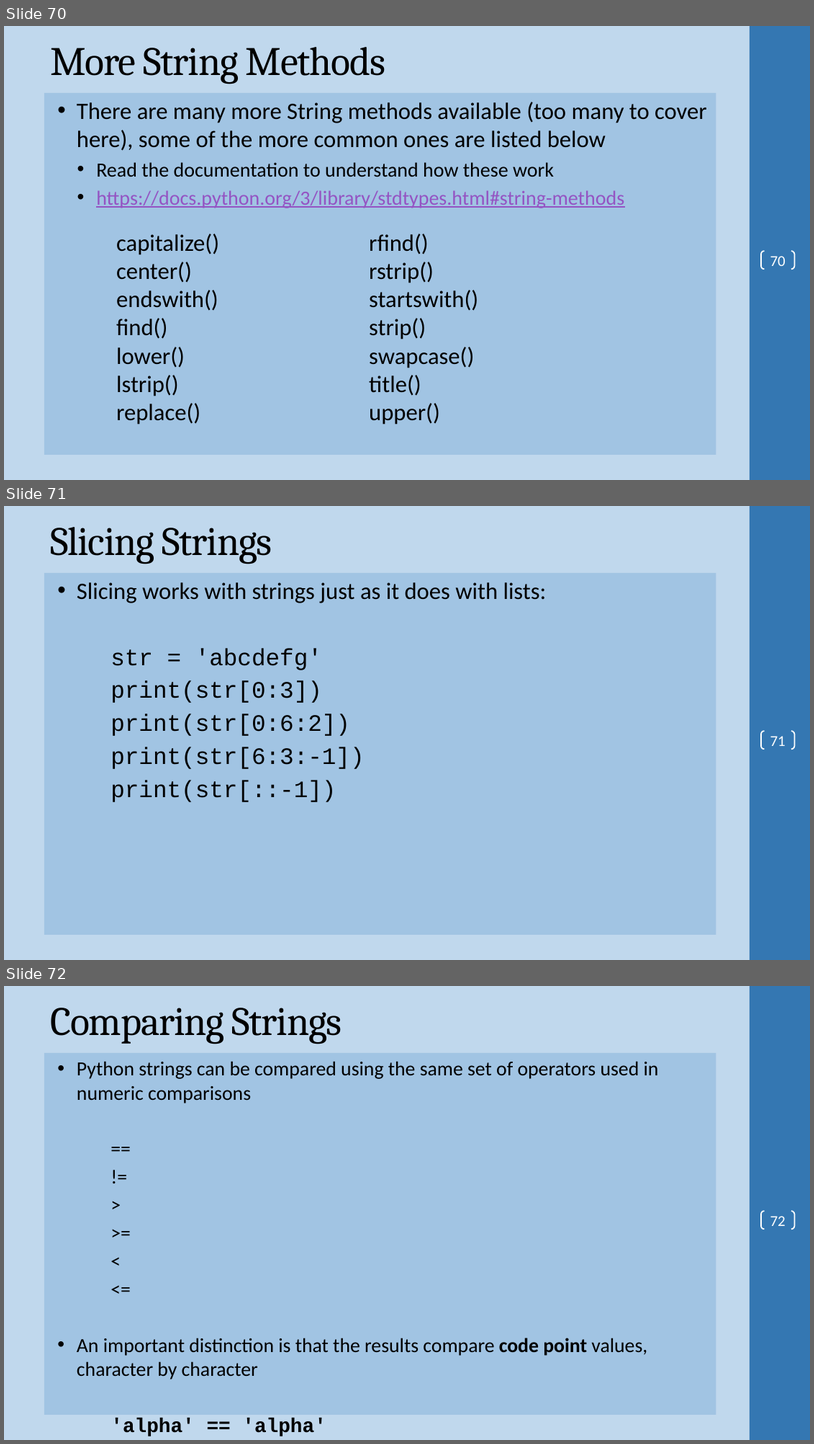
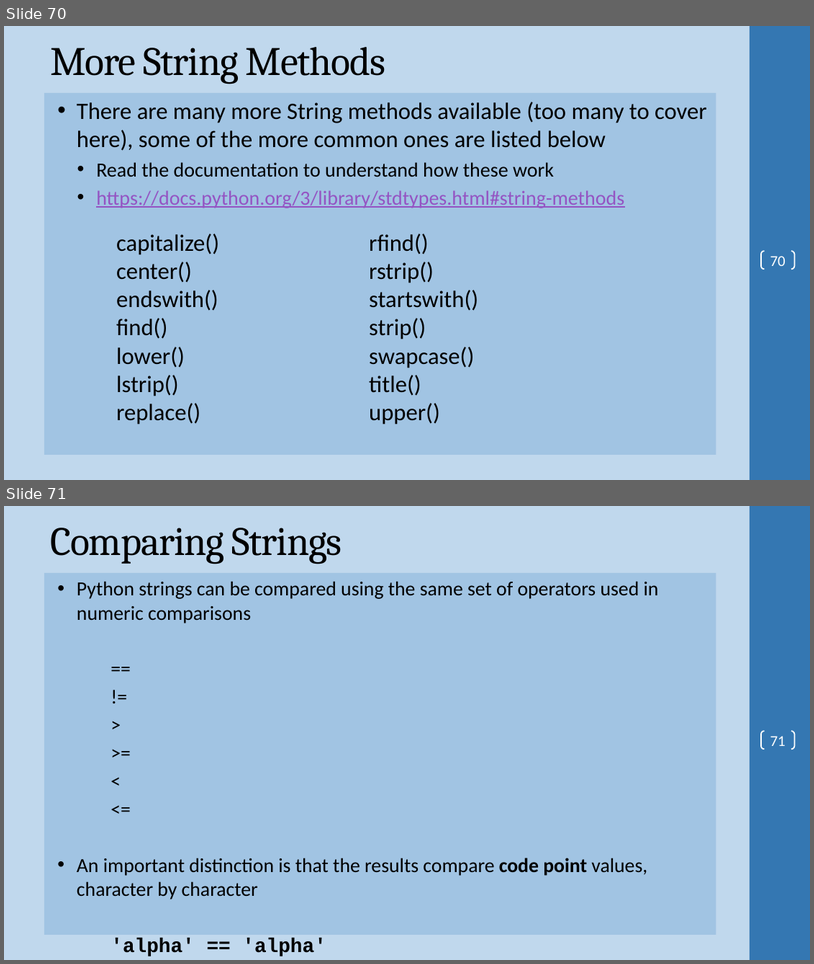
Before and after one commit to ProfSingletary/2023SpringNetworkScripting5Fridays, a slide deck: Day3.pptx. Shown one above the other, each under a label of ours: slides 70, 71 and 72 before the commit, slides 70 and 71 after it. The pictures are 814x1444 and 814x964 pixels, drawn with LibreOffice and Linux fonts; fonts in the diff are those of the drawing; background and template pictures are left out. Boxes give left, top, right and bottom in pixels: in the first picture for what was removed or moved away, otherwise in the second. Text is boxed around its words. In the diff, an @@ line names an element or a change of style, - is before the commit and + after.

```diff
--- a/Day3.pptx
+++ b/Day3.pptx
@@ slide 71 removed at (x1=4, y1=506, x2=810, y2=960), background #C0D8ED; not listed: 2 template elements that a slide beside it also shows @@
@@ title removed at (x1=50, y1=527, x2=272, y2=564) @@
-Slicing Strings
@@ text removed at (x1=44, y1=572, x2=717, y2=934) @@
-• Slicing works with strings just as it does with lists:
-str = 'abcdefg'
-print(str[0:3])
-print(str[0:6:2])
-print(str[6:3:-1])
-print(str[::-1])
@@ page number removed at (x1=761, y1=731, x2=795, y2=749) @@
-71
@@ what was slide 72 is now slide 71 @@
@@ page number at (x1=771, y1=736, x2=786, y2=746): text changed @@
-72
+71
```
Also in this commit, not shown: 3 slides changed, 2 other files.
